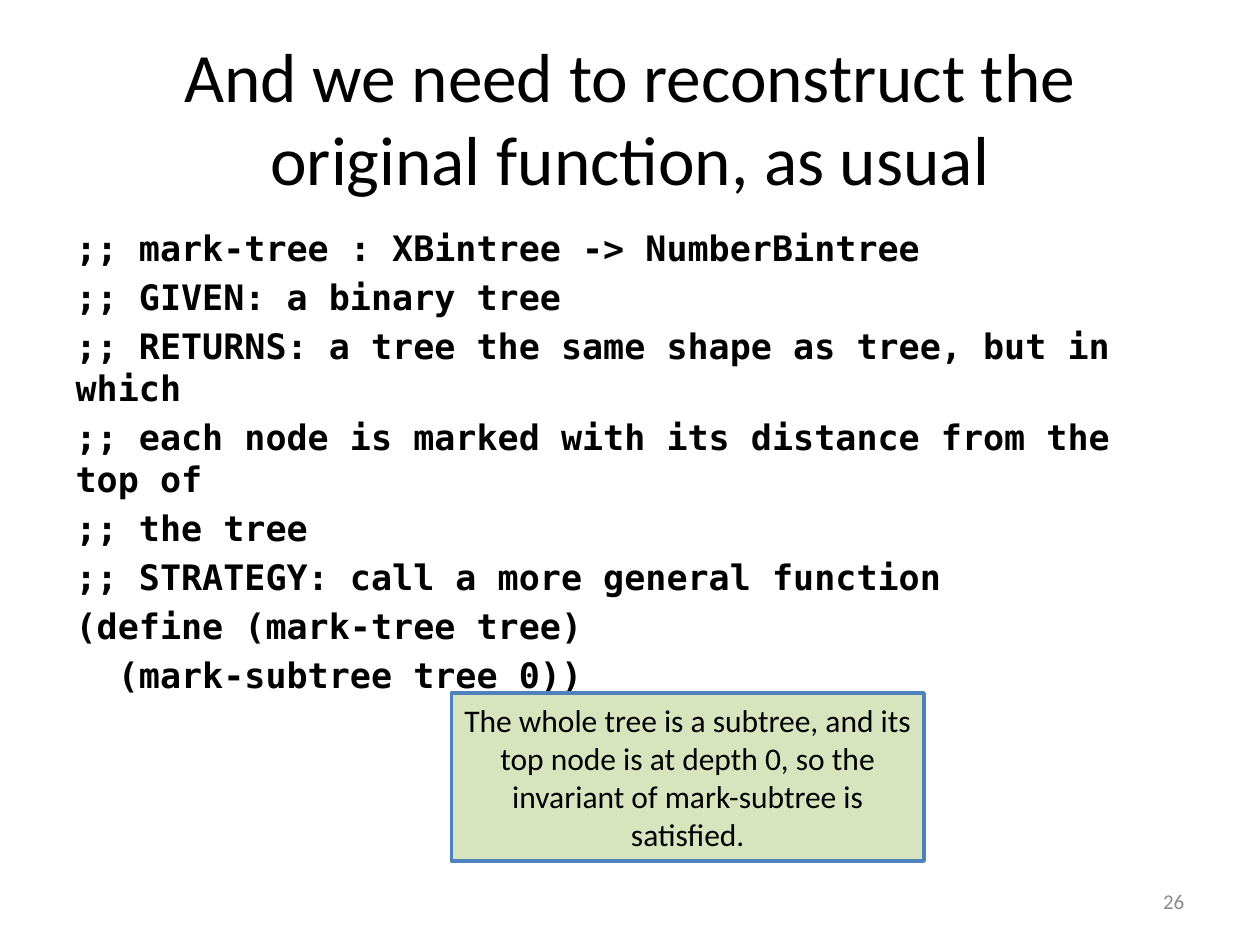
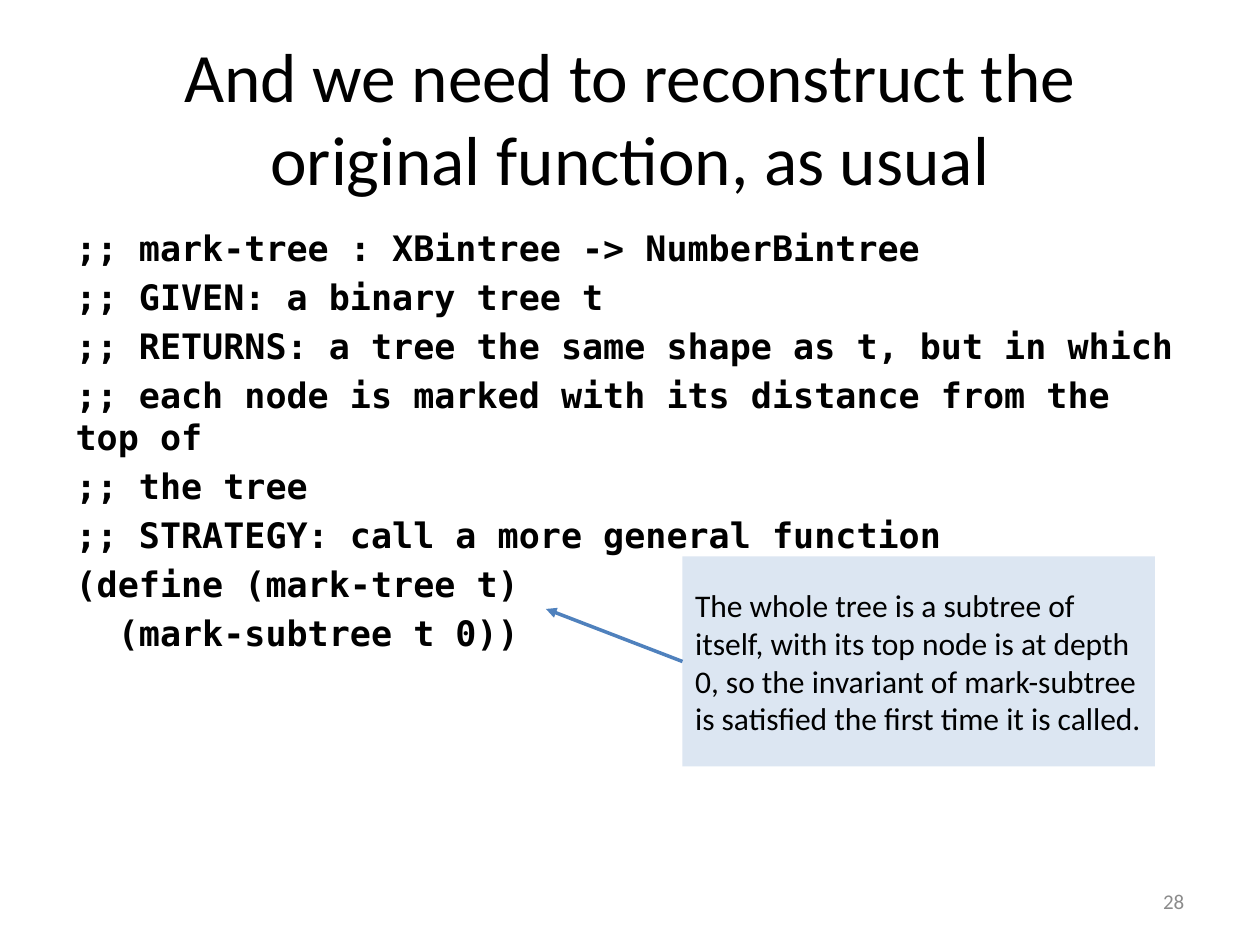
Before and after one commit to mwand/cs5010f17, a slide deck: slide 28 of Slides/Lesson 7.1-7.3 Invariants Combined.pptx (slide 26 before the commit). Drawn at 1260x945 pixels with LibreOffice and Linux fonts; fonts in the diff are those of the drawing. Boxes give left, top, right and bottom in pixels: in the first picture for what was removed or moved away, otherwise in the second. Text is boxed around its words. In the diff, an @@ line names an element or a change of style, - is before the commit and + after.

```diff
--- a/Slides/Lesson 7.1-7.3 Invariants Combined.pptx
+++ b/Slides/Lesson 7.1-7.3 Invariants Combined.pptx
@@ text at <box>139,282,1174,367</box>: text changed @@
-;; GIVEN: a binary tree
-;; RETURNS: a tree the same shape as tree, but in which
+;; GIVEN: a binary tree t
+;; RETURNS: a tree the same shape as t, but in which
@@ text at <box>76,569,519,651</box>: text changed @@
-(define (mark-tree tree)
-(mark-subtree tree 0))
+(define (mark-tree t)
+(mark-subtree t 0))
@@ rectangle "The whole tree is a ...": place and size @@
-rectangle "The whole tree is a ..." at <box>451,693,924,861</box>
+rectangle "The whole tree is a ..." at <box>683,557,1155,767</box>
@@ rectangle "The whole tree is a ..." at <box>683,557,1155,767</box>: fill #D7E4BD to #DCE6F2; outline #4F81BD 2 pt to none @@
@@ text in rectangle at <box>695,595,1141,731</box>: text changed @@
-The whole tree is a subtree, and its top node is at depth 0, so the invariant of mark-subtree is satisfied.
+The whole tree is a subtree of itself, with its top node is at depth 0, so the invariant of mark-subtree is satisfied the first time it is called.
@@ arrow added from (683, 662) to (546, 609), #4F81BD 2 pt @@
@@ page number at <box>1163,895,1184,909</box>: text changed @@
-26
+28
```
Also in this commit, not shown: 8 other slides changed, 3 slides added, 1 slide removed, 1 other file.
